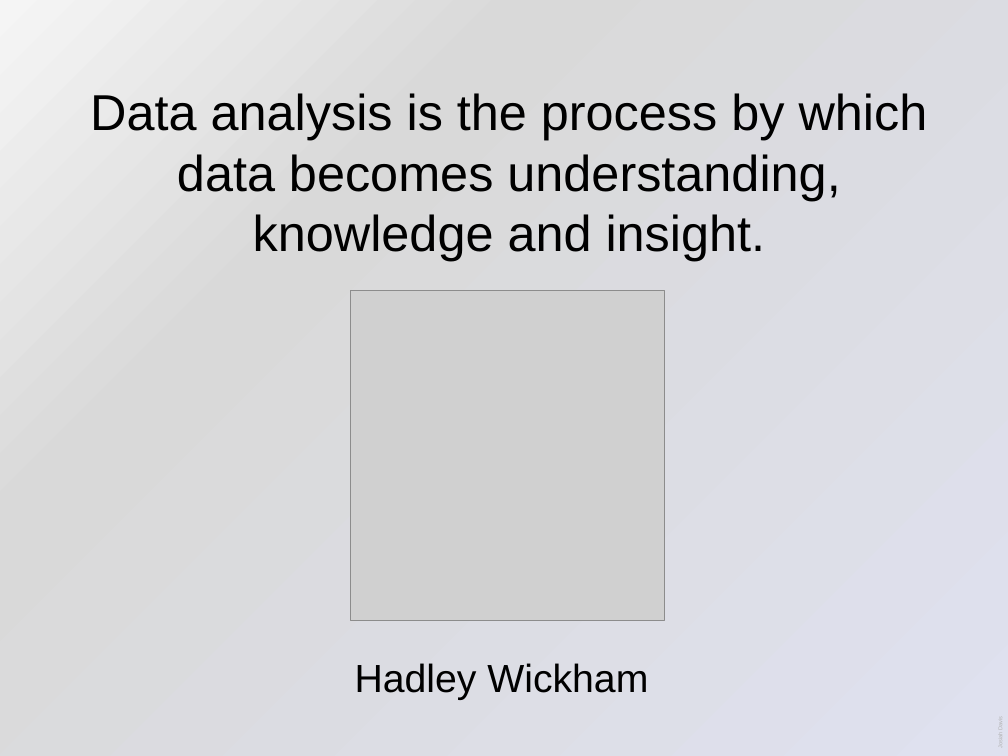
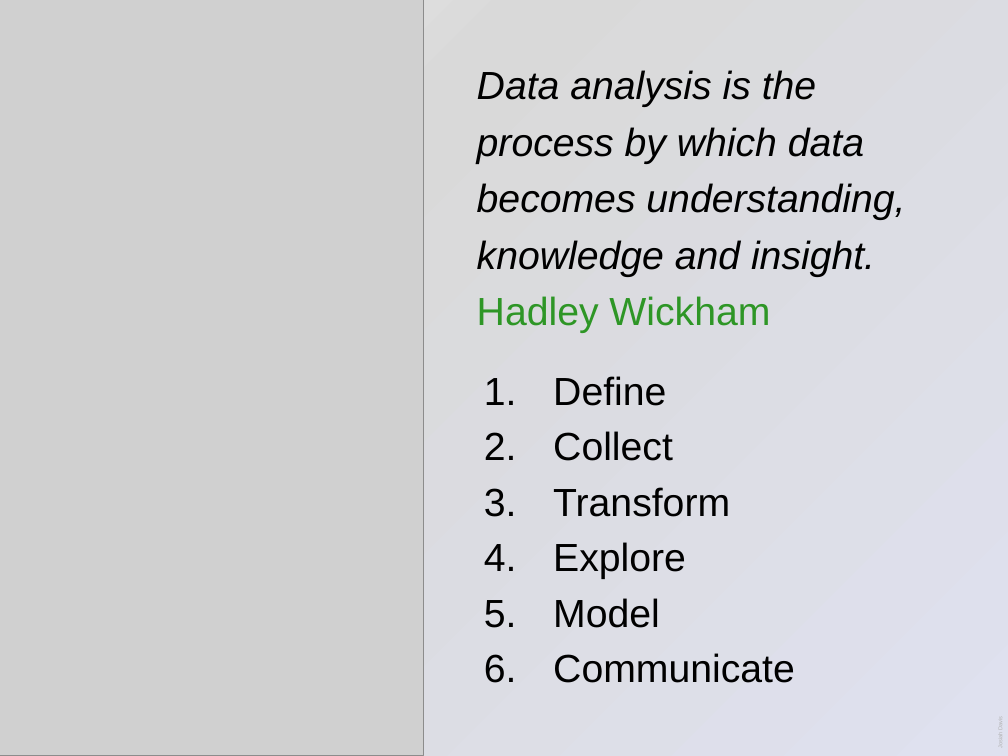
Before and after one commit to josiahdavis/python_data_analysis, a slide deck: slide 4 of python_data_analysis.pptx. Drawn at 1008x756 pixels with LibreOffice and Linux fonts; fonts in the diff are those of the drawing; grey boxes stand for pictures. Boxes give left, top, right and bottom in pixels: in the first picture for what was removed or moved away, otherwise in the second. Text is boxed around its words. In the diff, an @@ line names an element or a change of style, - is before the commit and + after.

Commit message:
What is data analysis? Updated

```diff
--- a/python_data_analysis.pptx
+++ b/python_data_analysis.pptx
@@ picture: place and size @@
-picture at [351, 290, 665, 620]
+picture at [0, 0, 423, 756]
@@ text "Data analysis is the process ...": place and size @@
-text "Data analysis is the process ..." at [90, 93, 928, 261]
+text "Data analysis is the process ..." at [477, 70, 905, 333]
@@ text at [477, 70, 905, 277]: size 36 to 28 pt, italic on in "Data analysis is the process by which ..."; alignment centre to left; line spacing 1 to 1.2 @@
@@ text at [477, 296, 770, 333]: paragraph added @@
+Hadley Wickham
@@ text added at [553, 376, 795, 683], 28 pt, text #000000 @@
+1. Define
+2. Collect
+3. Transform
+4. Explore
+5. Model
+6. Communicate
@@ text removed at [355, 663, 648, 700] @@
-Hadley Wickham
```
Also in this commit, not shown: 1 other slide changed, 1 slide removed.
